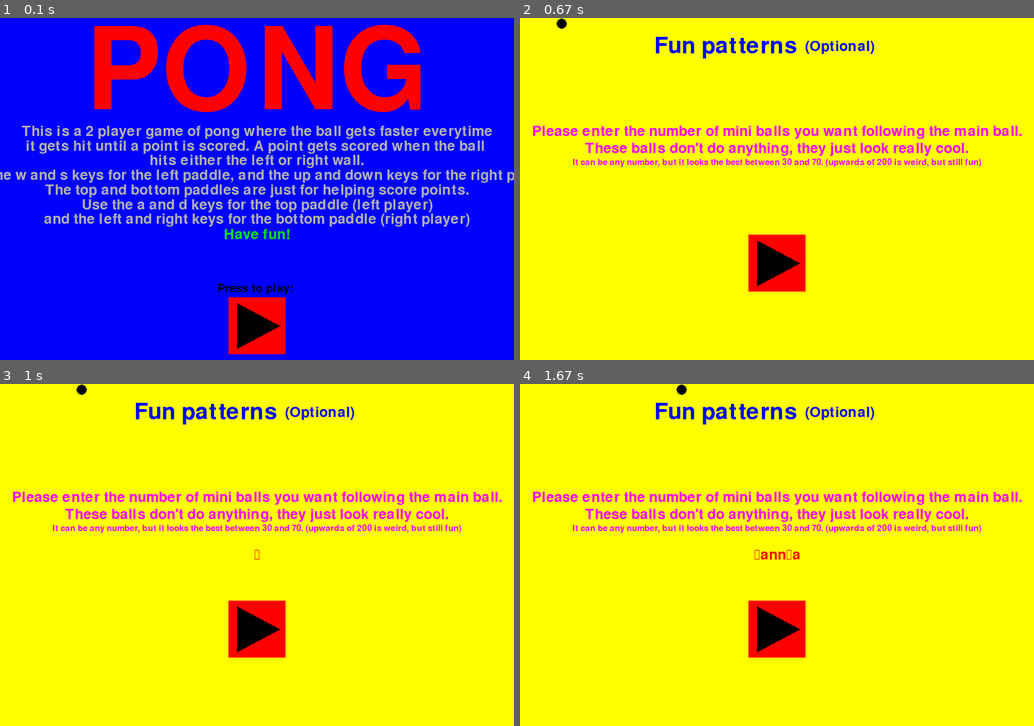
Above: before the commit, frames 1-4 (two rows, left to right).
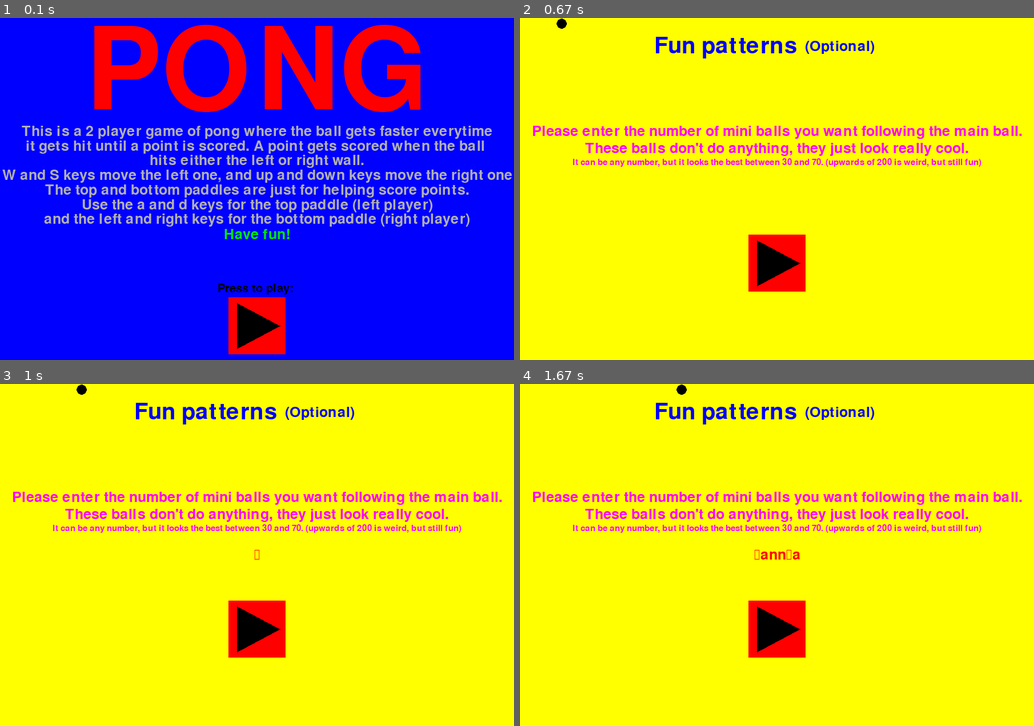
Above: after the commit, the same moments.

Repository: LilyEllaC/PongPygame
Game: pygame game, started from main.py
Same seed, same stepped clock (60 frames per second), same inputs: the game is played once before the commit and once after it.
Inputs (mouse positions are in pixels of both pictures, inside the frame that each line leads up to):
- Up to frame 1 (0.1 s): no input
- Up to frame 2 (0.67 s): click (777, 325) at 0.38 s
- Up to frame 3 (1 s): tap Enter at 0.67 s
- Up to frame 4 (1.67 s): type "ann" at 1 s; tap Enter at 1.33 s; type "a" at 1.55 s

The runs differ from the first frame. In frame 1, 1.7% of the frame differs, in the area x 0-100%, y 44-49%; in frame 2, nothing differs; in frame 3, nothing differs; in frame 4, nothing differs.

Commit message:
added better readme instructions

Diff:
--- a/pong.py
+++ b/pong.py
@@ -5,7 +5,6 @@
 
 pygame.init()
 #get fonts
-print(pygame.font.get_fonts())
 fontType='freesansbold.ttf'
 font15=pygame.font.Font(fontType, 15)
 font20=pygame.font.Font(fontType, 20)
@@ -582,7 +581,7 @@
         toScreen("This is a 2 player game of pong where the ball gets faster everytime",font25,GRAY,WIDTH//2, 200)
         toScreen("it gets hit until a point is scored. A point gets scored when the ball ", font25, GRAY, WIDTH//2, 226)
         toScreen("hits either the left or right wall.", font25, GRAY, WIDTH//2, 251)
-        toScreen("Use the w and s keys for the left paddle, and the up and down keys for the right paddle", font25, GRAY, WIDTH//2, 277)
+        toScreen("W and S keys move the left one, and up and down keys move the right one", font25, GRAY, WIDTH//2, 277)
         toScreen("The top and bottom paddles are just for helping score points.", font25, GRAY, WIDTH//2, 303)
         toScreen("Use the a and d keys for the top paddle (left player)", font25, GRAY, WIDTH//2, 328)
         toScreen("and the left and right keys for the bottom paddle (right player)", font25, GRAY, WIDTH//2, 354)
Not shown, changed: README.md
